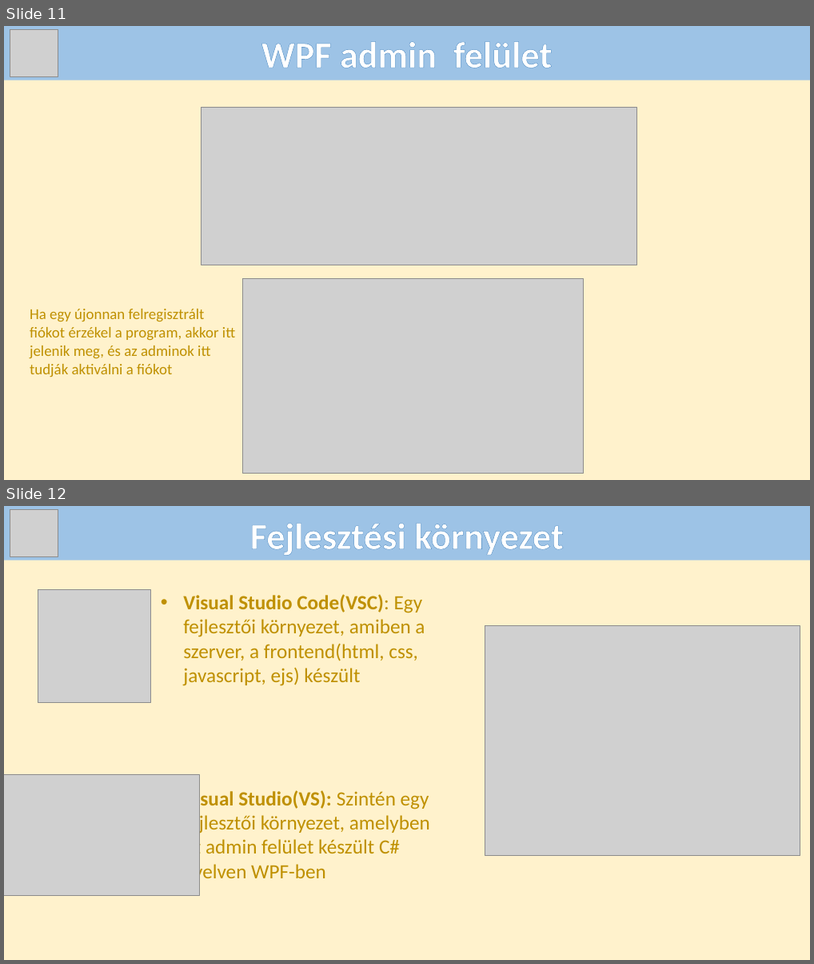
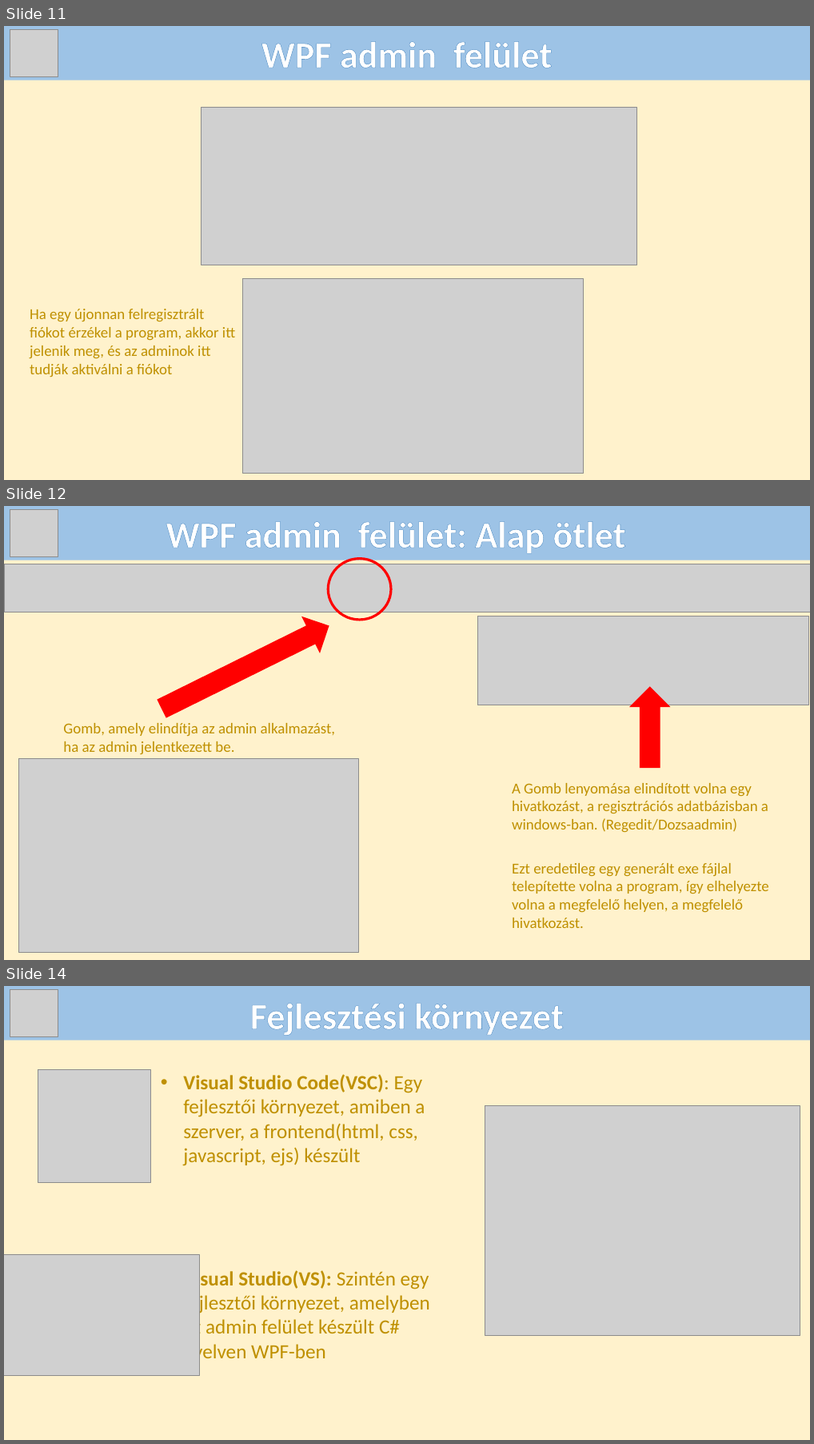
Before and after one commit to Andras-12c/Dozsa-Csarda, a slide deck: DózsaCsárda_PA_FB_PG.pptx. Shown one above the other, each under a label of ours: slides 11 and 12 before the commit, slides 11, 12 and 14 after it; the slides between them are not shown. The pictures are 814x964 and 814x1444 pixels, drawn with LibreOffice and Linux fonts; fonts in the diff are those of the drawing; grey boxes stand for pictures. Boxes give left, top, right and bottom in pixels: in the first picture for what was removed or moved away, otherwise in the second. Text is boxed around its words. In the diff, an @@ line names an element or a change of style, - is before the commit and + after.

Commit message:
Admin diák készítése

```diff
--- a/DózsaCsárda_PA_FB_PG.pptx
+++ b/DózsaCsárda_PA_FB_PG.pptx
@@ slide 12 added at (4, 506, 810, 960), background #FFF2CC @@
@@ rectangle added at (4, 506, 810, 560), fill #9DC3E6 @@
@@ picture added at (10, 510, 58, 556) @@
@@ text added at (166, 522, 626, 553), 44 pt, text #FFFFFF, bold @@
+WPF admin felület: Alap ötlet
@@ picture added at (4, 564, 810, 612) @@
@@ ellipse added at (328, 559, 391, 620), outline #FF0000 3 pt @@
@@ up arrow added at (153, 608, 338, 727), fill #FF0000 @@
@@ picture added at (478, 616, 809, 705) @@
@@ up arrow added at (630, 686, 670, 768), fill #FF0000 @@
@@ text added at (63, 723, 336, 754), 18 pt, text #BF9000 @@
+Gomb, amely elindítja az admin alkalmazást, ha az admin jelentkezett be.
@@ picture added at (18, 758, 359, 952) @@
@@ text added at (512, 783, 769, 832), 18 pt, text #BF9000 @@
+A Gomb lenyomása elindított volna egy hivatkozást, a regisztrációs adatbázisban a windows-ban. (Regedit/Dozsaadmin)
@@ text added at (512, 863, 770, 928), 18 pt, text #BF9000 @@
+Ezt eredetileg egy generált exe fájlal telepítette volna a program, így elhelyezte volna a megfelelő helyen, a megfelelő hivatkozást.
@@ what was slide 12 is now slide 14 @@
```
Also in this commit, not shown: 2 other slides added.
